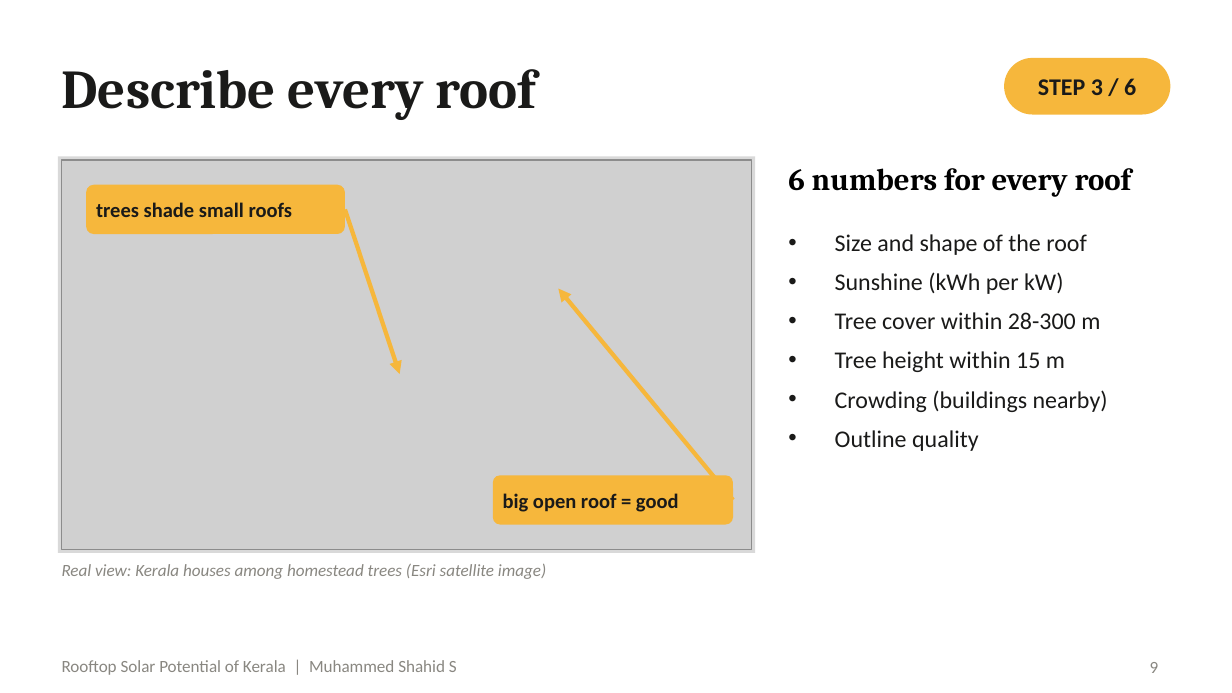
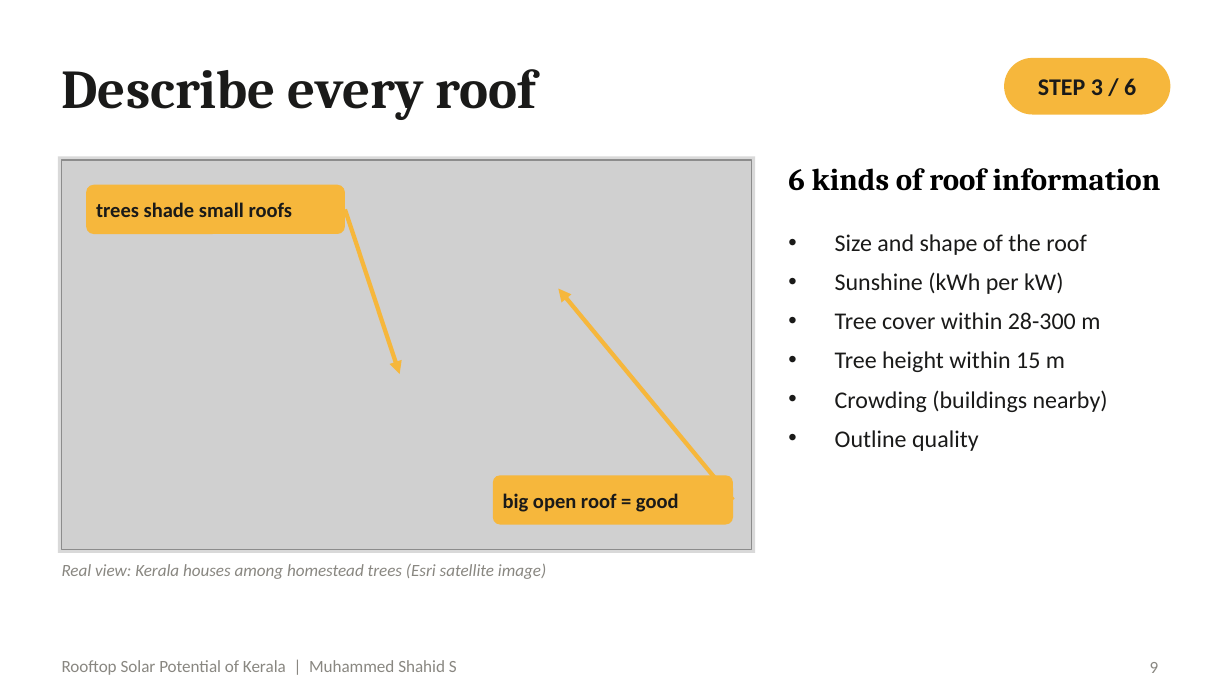
Before and after one commit to muhammedshahidsds25-collab/kerala-rooftop-solar, a slide deck: slide 9 of presentation/Rooftop_Solar_Kerala_Final.pptx. Drawn at 1232x693 pixels with LibreOffice and Linux fonts; fonts in the diff are those of the drawing; grey boxes stand for pictures. Boxes give left, top, right and bottom in pixels: in the first picture for what was removed or moved away, otherwise in the second. Text is boxed around its words. In the diff, an @@ line names an element or a change of style, - is before the commit and + after.

```diff
--- a/presentation/Rooftop_Solar_Kerala_Final.pptx
+++ b/presentation/Rooftop_Solar_Kerala_Final.pptx
@@ text at bbox=[788, 168, 1161, 191]: text changed @@
-6 numbers for every roof
+6 kinds of roof information
```
Also in this commit, not shown: 1 slide added, 1 slide removed, 1 other file.
